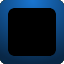
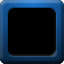
Before/after of a (64, 64) layered artwork. What changed in the layer stack:
added layer "Pasted Layer-highlight" (screen, 81%) above "Pasted Layer-shadow" over 7, 13, 57, 57
added layer "Pasted Layer-shadow" (multiply, 80%) above "Pasted Layer" over 7, 7, 57, 54
added layer "Layer #1-highlight" (screen, 81%) above "Layer #1-shadow" over 0, 0, 64, 59
added layer "Layer #1-shadow" (multiply, 80%) above "Layer #1" over 0, 3, 64, 64
